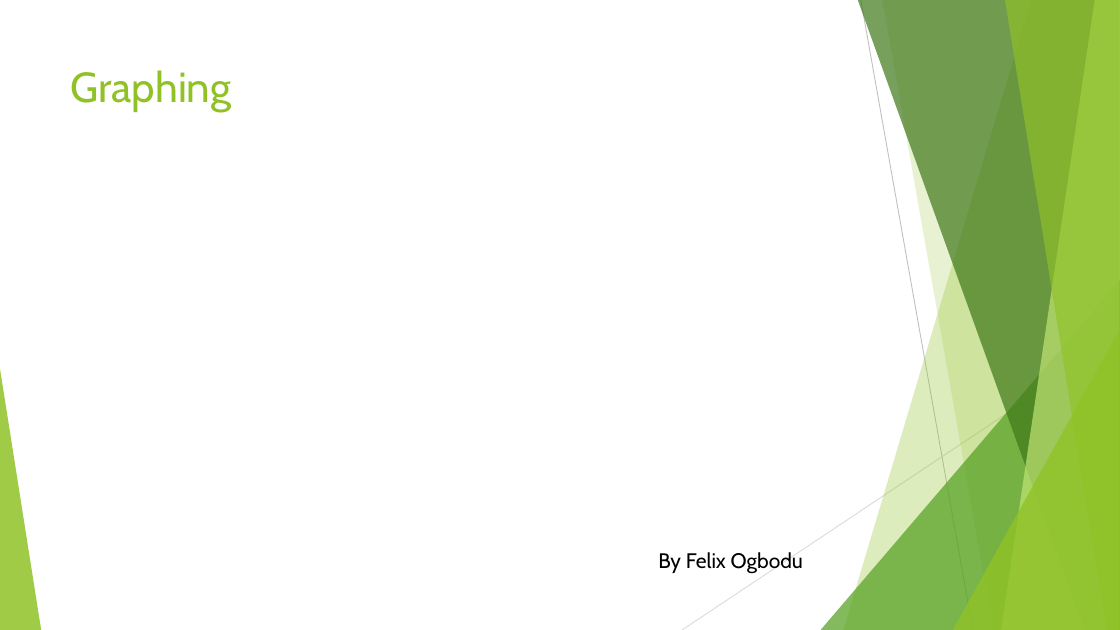
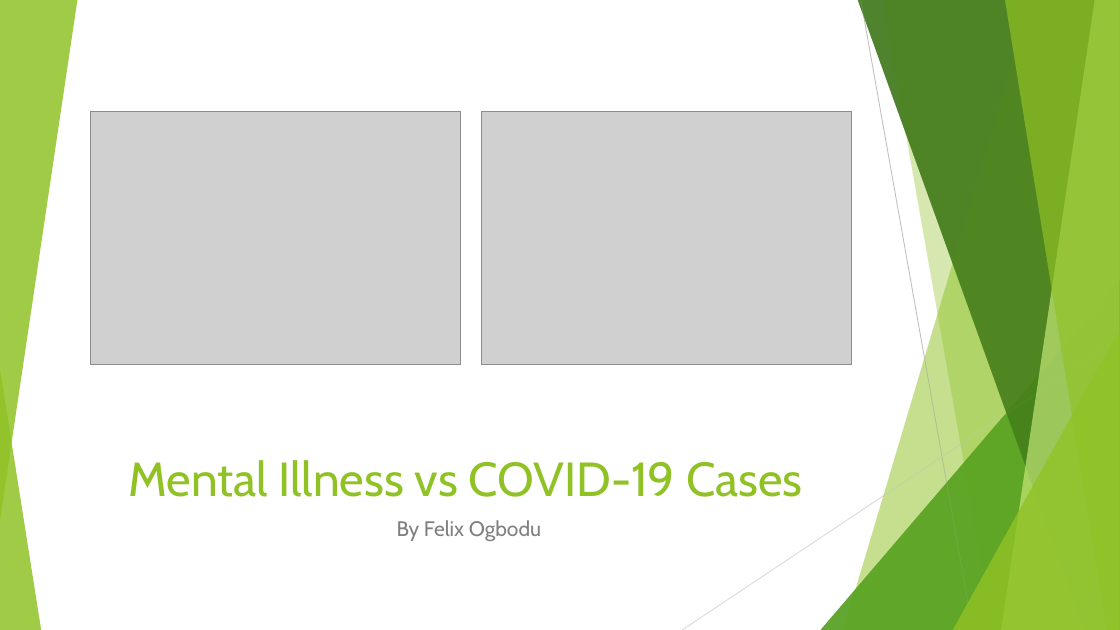
Before and after one commit to fengrujie0721/Impact-of-COVID-19-on-Mental-Health-in-United-States, a slide deck: slide 9 of impact of covid on mental health.pptx (slide 10 before the commit). Drawn at 1120x630 pixels with LibreOffice and Linux fonts; fonts in the diff are those of the drawing; grey boxes stand for pictures. Boxes give left, top, right and bottom in pixels: in the first picture for what was removed or moved away, otherwise in the second. Text is boxed around its words. In the diff, an @@ line names an element or a change of style, - is before the commit and + after.

```diff
--- a/impact of covid on mental health.pptx
+++ b/impact of covid on mental health.pptx
@@ group added at (0, 0, 1120, 630): 5 freeform shapes, 3 triangles, 2 lines @@
@@ line removed from (861, 0) to (973, 630) @@
@@ title removed at (71, 70, 232, 112) @@
-Graphing
@@ picture added at (91, 112, 461, 365) @@
@@ picture added at (482, 112, 853, 365) @@
@@ line removed from (1120, 339) to (682, 630) @@
@@ title added at (129, 460, 802, 497), 41 pt, text #90C226 @@
+Mental Illness vs COVID-19 Cases
@@ text "By Felix Ogbodu": place and size @@
-text "By Felix Ogbodu" at (658, 552, 803, 574)
+text "By Felix Ogbodu" at (397, 520, 541, 541)
@@ text "By Felix Ogbodu" at (397, 520, 541, 541): text colour #000000 to #808080; alignment left to centre; more space between paragraphs @@
```
Also in this commit, not shown: 4 other slides changed, 1 slide removed.
